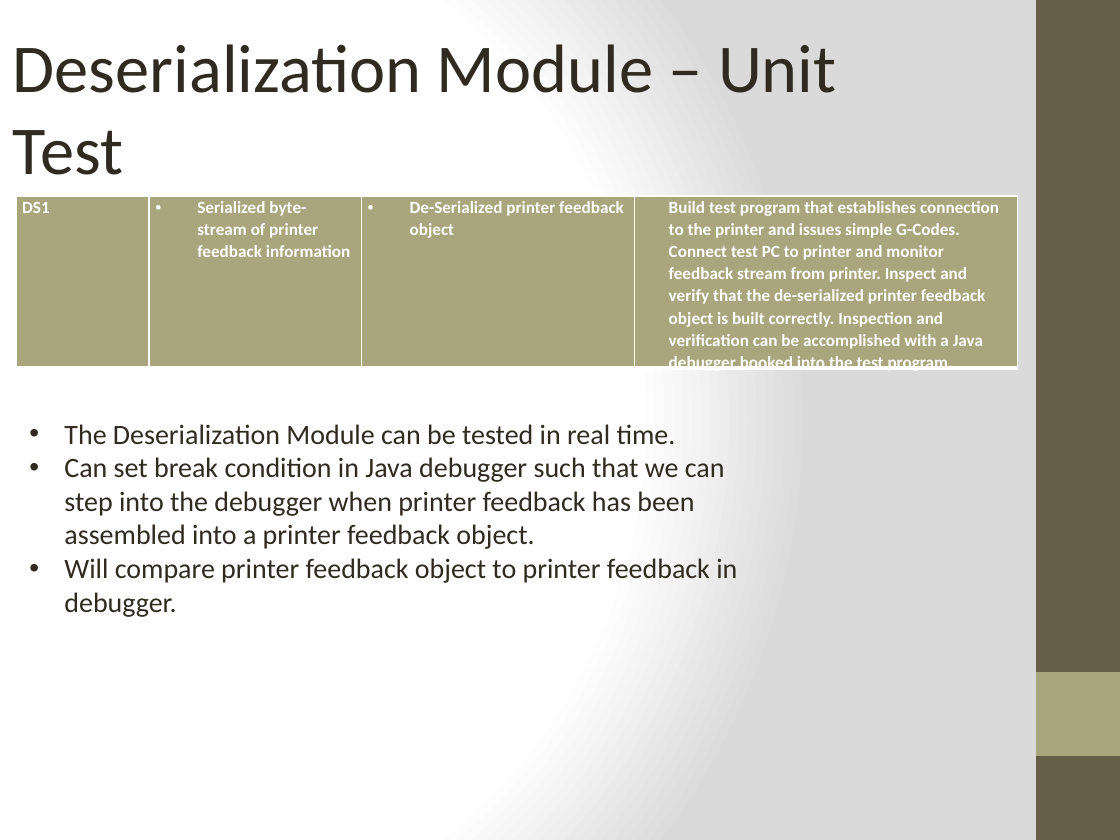
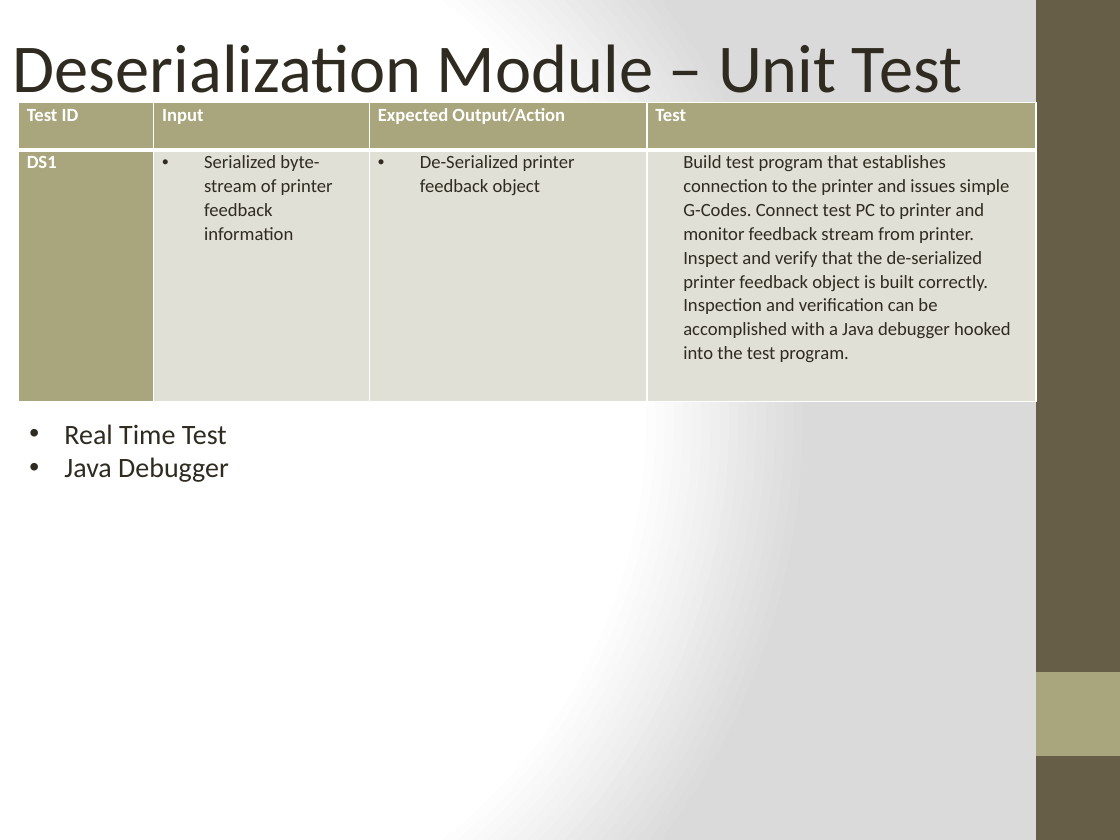
Before and after one commit to qpHalcy0n/SRDesign, a slide deck: slide 36 of Test Plan Presentation/Team Ink3d Test Plan.pptx (slide 37 before the commit). Drawn at 1120x840 pixels with LibreOffice and Linux fonts; fonts in the diff are those of the drawing. Boxes give left, top, right and bottom in pixels: in the first picture for what was removed or moved away, otherwise in the second. Text is boxed around its words. In the diff, an @@ line names an element or a change of style, - is before the commit and + after.

```diff
--- a/Test Plan Presentation/Team Ink3d Test Plan.pptx
+++ b/Test Plan Presentation/Team Ink3d Test Plan.pptx
@@ text "Deserialization Module – Unit Test" rewrapped from (x1=13, y1=44, x2=836, y2=175) to (x1=13, y1=44, x2=962, y2=108) @@
@@ table at (x1=18, y1=103, x2=1036, y2=402) @@
+row 1: Test ID | Input | Expected Output/Action | Test
@@ table resized from (x1=16, y1=196, x2=1018, y2=375) to (x1=18, y1=103, x2=1036, y2=402) @@
@@ text at (x1=64, y1=424, x2=229, y2=482): text changed @@
-• The Deserialization Module can be tested in real time.
-• Can set break condition in Java debugger such that we can step into the debugger when printer feedback has been assembled into a printer feedback object.
-• Will compare printer feedback object to printer feedback in debugger.
+• Real Time Test
+• Java Debugger
```
Also in this commit, not shown: 8 other slides changed, 2 slides removed.
